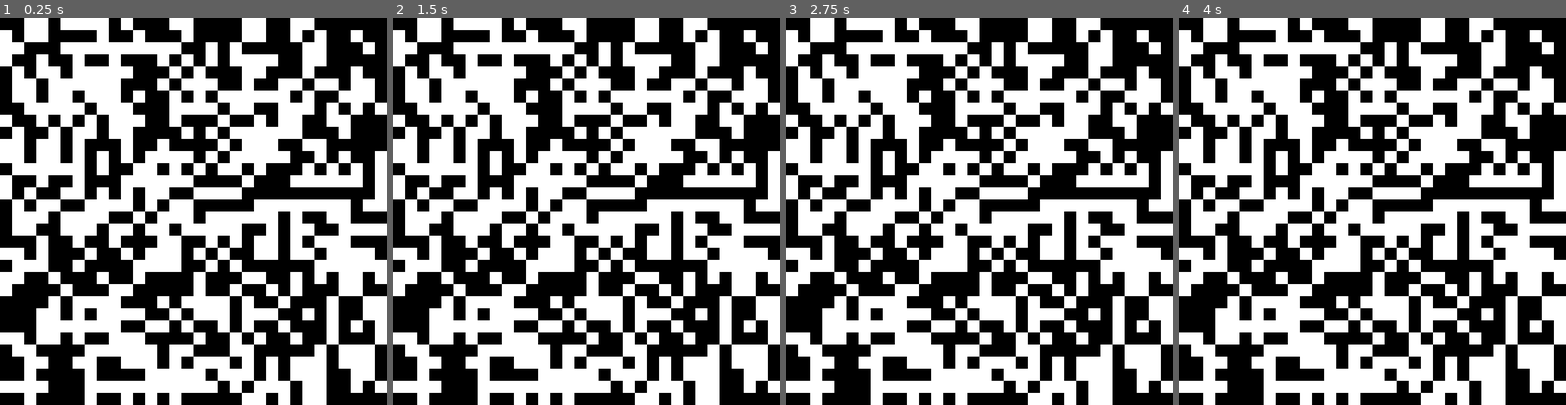
Above: before the commit, frames 1-4 (left to right).
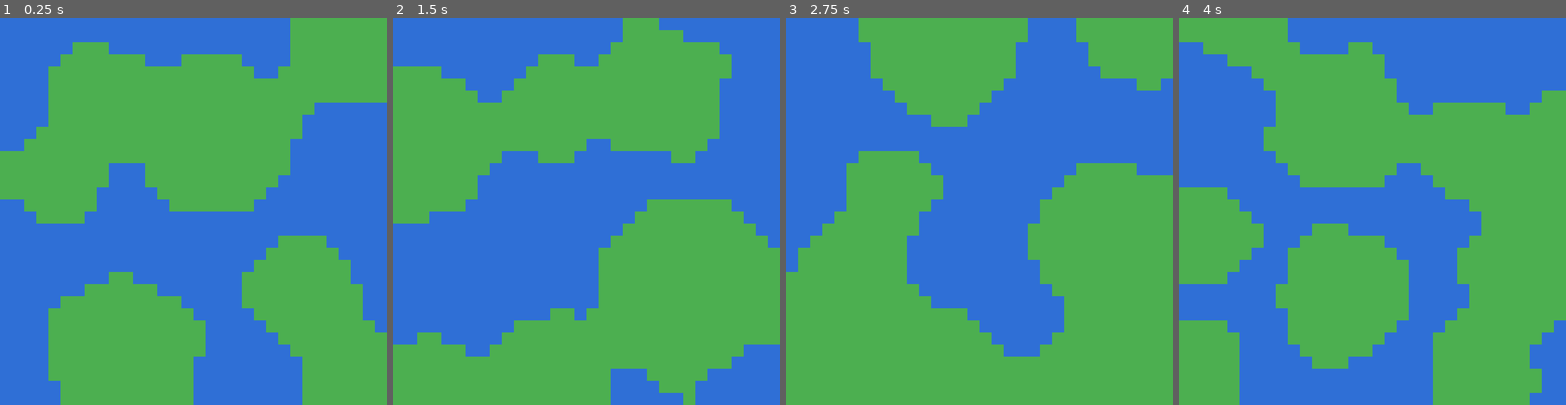
Above: after the commit, the same moments.

Repository: lunarose-17/ggd-final
Game: Godot game, scene res://World.tscn
Same seed, same stepped clock (60 frames per second), same inputs: the game is played once before the commit and once after it.
Inputs:
- Up to frame 1 (0.25 s): no input
- Up to frame 2 (1.5 s): tap Enter (ui_accept) at 0.5, 1.35 s; hold Enter (ui_accept) 0.53-1.28 s
- Up to frame 3 (2.75 s): tap Enter (ui_accept) at 1.52, 1.82 s; hold Enter (ui_accept) from 2.03 s (still down)
- Up to frame 4 (4 s): release Enter (ui_accept) at 2.78 s; tap Enter (ui_accept) at 2.85, 3.02, 3.32 s; hold Enter (ui_accept) from 3.53 s (still down)

The runs differ from the first frame. In frame 1, 100% of the frame differs, in the area x 0-100%, y 0-100%; in frame 2, 100%; in frame 3, 100%; in frame 4, 100%.

Commit message:
Island generation with cellular automata

Diff:
--- a/world.gd
+++ b/world.gd
@@ -10,56 +10,189 @@
 const oceanTile:Vector2i = Vector2i(0, 1)
 const floorTile:Vector2i = Vector2i(0, 0)
 
+const targetLand:float = 0.5
+const minIslandRadius:float = 4.5
+const maxIslandRadius:float = 9.0
+const edgeMargin:int = 0
+# Negative so islands can overlap a bit
+const islandGap:float = -3.0
+const placeAttempts:int = 200
+
+const centreLandChance:float = 0.95
+const islandPlateau:float = 0.7
+const backgroundLandChance:float = 0.08
+
+const smoothPasses:int = 5
+const minRegionSize:int = 8
+
+var land:Array = []
+# x, y is the centre and z is the radius
+var islands:Array[Vector3] = []
 
 
 func _ready() -> void:
-	rng.seed = hash("wassup") * hash("wassup") * 50
+	rng.seed = hash("wassup")
+	self.generate()
 
+
+func _unhandled_input(event: InputEvent) -> void:
+	if event.is_action_pressed("ui_accept"):
+		rng.randomize()
+		self.generate()
+
+
+func generate() -> void:
+	self.placeIslands()
 	self.firstGen()
-	self.clearOutliers()
-	#self.clearOutliers(false)
+	for i:int in range(smoothPasses):
+		self.smooth()
+	self.removeSmallRegions(true)
+	self.removeSmallRegions(false)
+	self.paint()
+
+
+func placeIslands() -> void:
+	islands = []
+
+	for attempt:int in range(placeAttempts):
+		var radius:float = rng.randf_range(minIslandRadius, maxIslandRadius)
+		var x:float = rng.randf_range(edgeMargin, gridSize.x - 1 - edgeMargin)
+		var y:float = rng.randf_range(edgeMargin, gridSize.y - 1 - edgeMargin)
+
+		if self.fitsIsland(Vector2(x, y), radius):
+			islands.append(Vector3(x, y, radius))
+
+			if self.islandCoverage() >= targetLand:
+				break
+
+
+## Rough guess of how much of the map will end up as land
+func islandCoverage() -> float:
+	var covered:int = 0
+	for x:int in range(gridSize.x):
+		for y:int in range(gridSize.y):
+			if self.landChanceAt(Vector2i(x, y)) >= 0.5:
+				covered += 1
+
+	return float(covered) / (gridSize.x * gridSize.y)
+
+
+func fitsIsland(centre:Vector2, radius:float) -> bool:
+	for island:Vector3 in islands:
+		var dist:float = centre.distance_to(Vector2(island.x, island.y))
+		if dist < radius + island.z + islandGap:
+			return false
+
+	return true
+
+
+## Chance of a tile starting as land, higher the closer it is to an island centre
+func landChanceAt(pos:Vector2i) -> float:
+	var best:float = 0.0
+
+	for island:Vector3 in islands:
+		var dist:float = Vector2(pos).distance_to(Vector2(island.x, island.y))
+		var plateauEnd:float = island.z * islandPlateau
+		var closeness:float = 1.0
+		if dist > plateauEnd:
+			closeness = 1.0 - (dist - plateauEnd) / (island.z - plateauEnd)
+		if closeness < 0.0:
+			closeness = 0.0
+
+		if closeness > best:
+			best = closeness
+
+	return maxf(best * centreLandChance, backgroundLandChance)
 
 
 func firstGen() -> void:
-	for x:int in range(0, gridSize.x):
-		for y:int in range(0, gridSize.y):
-			grid.set_cell(Vector2i(x, y), 0, floorTile if (rng.randi() % 2 == 0) else oceanTile)
+	land = []
+	for x:int in range(gridSize.x):
+		var column:Array = []
+		for y:int in range(gridSize.y):
+			column.append(rng.randf() < self.landChanceAt(Vector2i(x, y)))
+		land.append(column)
 
 
-func clearOutliers(includeDiagnols:bool = true) -> void:
-	for x:int in range(0, gridSize.x):
-		for y:int in range(0, gridSize.y):
-			var curTile:Vector2i = grid.get_cell_atlas_coords(Vector2i(x, y))
+func smooth(includeDiagonals:bool = true) -> void:
+	# Check neighbors on a copy so tiles we already changed don't mess up the count
+	var old:Array = land.duplicate(true)
 
-			if (curTile == floorTile):
-				if (self.countNeighbors(Vector2i(x, y), includeDiagnols) < 0):
-					grid.set_cell(Vector2i(x, y), 0, oceanTile)
+	for x:int in range(gridSize.x):
+		for y:int in range(gridSize.y):
+			var neighbors:int = self.countNeighbors(old, Vector2i(x, y), includeDiagonals)
+			var half:int = 4 if includeDiagonals else 2
+
+			if neighbors > half:
+				land[x][y] = true
+			elif neighbors < half:
+				land[x][y] = false
 
 
-## Counts how many tiles surrounding the given tile coord
-func countNeighbors(tilePos:Vector2i, includeDiagnols:bool) -> int:
+func countNeighbors(from:Array, tilePos:Vector2i, includeDiagonals:bool) -> int:
 	var count:int = 0
 
-	for x:int in range(-1, 1):
-		for y:int in range(-1, 1):
+	for x:int in range(-1, 2):
+		for y:int in range(-1, 2):
 
 			if (x == 0 and y == 0):
-				continue;
+				continue
 
-			if (not includeDiagnols):
-				if (x == y): continue
+			if (not includeDiagonals and x != 0 and y != 0):
+				continue
 
-			var curTile:Vector2i = grid.get_cell_atlas_coords(tilePos + Vector2i(x, y))
+			var pos:Vector2i = tilePos + Vector2i(x, y)
 
-			# Count tiles outside the grid as a neighbor
-			if (curTile == Vector2i(-1, -1)):
-				count += 1
+			# Tiles outside the grid count as whatever this tile is
+			if not self.inBounds(pos):
+				if from[tilePos.x][tilePos.y]:
+					count += 1
+				continue
 
-			if (curTile == floorTile):
+			if from[pos.x][pos.y]:
 				count += 1
 
 	return count
 
 
-func _process(delta: float) -> void:
-	pass
+func removeSmallRegions(isLand:bool) -> void:
+	var visited:Dictionary = {}
+
+	for x:int in range(gridSize.x):
+		for y:int in range(gridSize.y):
+			var start:Vector2i = Vector2i(x, y)
+			if visited.has(start) or land[x][y] != isLand:
+				continue
+
+			var region:Array[Vector2i] = self.floodFill(start, isLand, visited)
+			if region.size() < minRegionSize:
+				for tile:Vector2i in region:
+					land[tile.x][tile.y] = not isLand
+
+
+func floodFill(start:Vector2i, isLand:bool, visited:Dictionary) -> Array[Vector2i]:
+	var region:Array[Vector2i] = []
+	var toCheck:Array[Vector2i] = [start]
+	visited[start] = true
+
+	while toCheck.size() > 0:
+		var tile:Vector2i = toCheck.pop_back()
+		region.append(tile)
+
+		for dir:Vector2i in [Vector2i.UP, Vector2i.DOWN, Vector2i.LEFT, Vector2i.RIGHT]:
+			var next:Vector2i = tile + dir
+			if self.inBounds(next) and not visited.has(next) and land[next.x][next.y] == isLand:
+				visited[next] = true
+				toCheck.append(next)
+
+	return region
+
+
+func inBounds(pos:Vector2i) -> bool:
+	return pos.x >= 0 and pos.y >= 0 and pos.x < gridSize.x and pos.y < gridSize.y
+
+
+func paint() -> void:
+	for x:int in range(gridSize.x):
+		for y:int in range(gridSize.y):
+			grid.set_cell(Vector2i(x, y), 0, floorTile if land[x][y] else oceanTile)
Binary file changed: Assets/Cells.png
